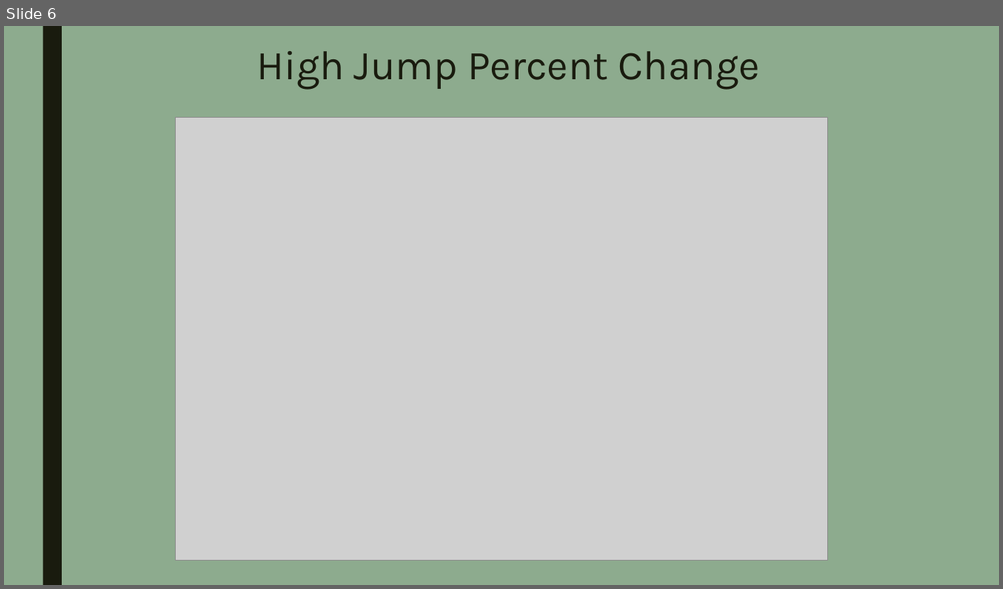
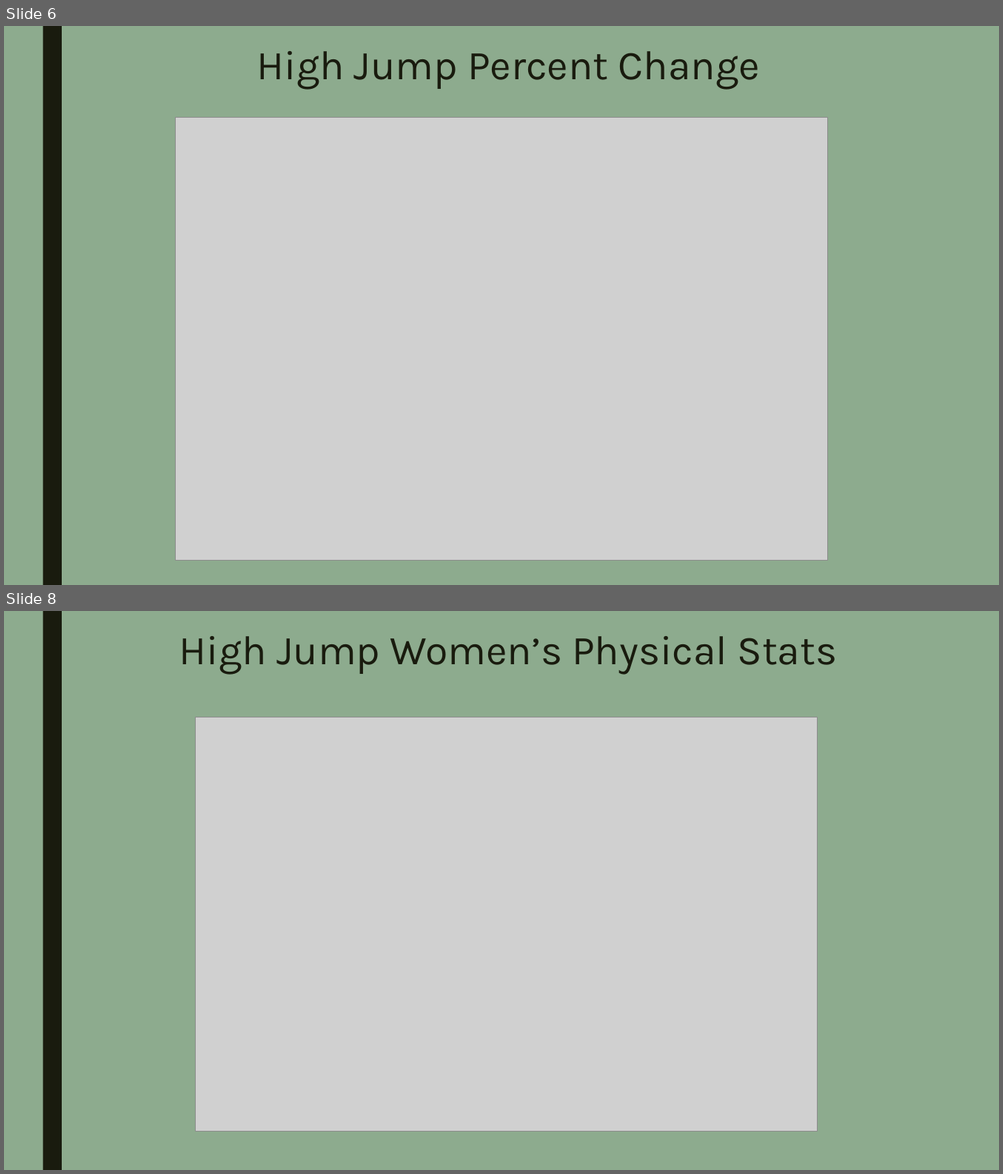
Before and after one commit to dstagner63/Project1, a slide deck: PROJECT 1 - Presentation.pptx. Shown one above the other, each under a label of ours: slide 6 before the commit, slides 6 and 8 after it; the slides between them are not shown. The pictures are 1003x589 and 1003x1174 pixels, drawn with LibreOffice and Linux fonts; fonts in the diff are those of the drawing; grey boxes stand for pictures. Boxes give left, top, right and bottom in pixels: in the first picture for what was removed or moved away, otherwise in the second. Text is boxed around its words. In the diff, an @@ line names an element or a change of style, - is before the commit and + after.

Commit message:
added physical stats charts

```diff
--- a/PROJECT 1 - Presentation.pptx
+++ b/PROJECT 1 - Presentation.pptx
@@ slide 8 added at <box>4,611,999,1170</box>, background #8DAB8E; not listed: 1 template element that a slide beside it also shows @@
@@ title added at <box>179,636,837,674</box>, 39.6 pt, text #191B0E @@
+High Jump Women’s Physical Stats
@@ picture added at <box>196,717,817,1131</box> @@
```
Also in this commit, not shown: 9 other slides added.
